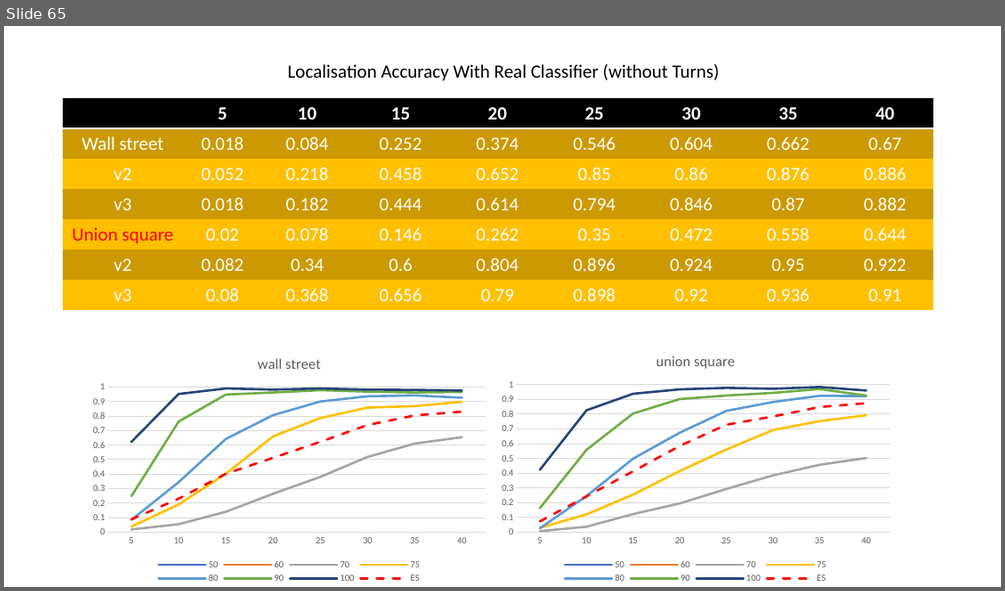
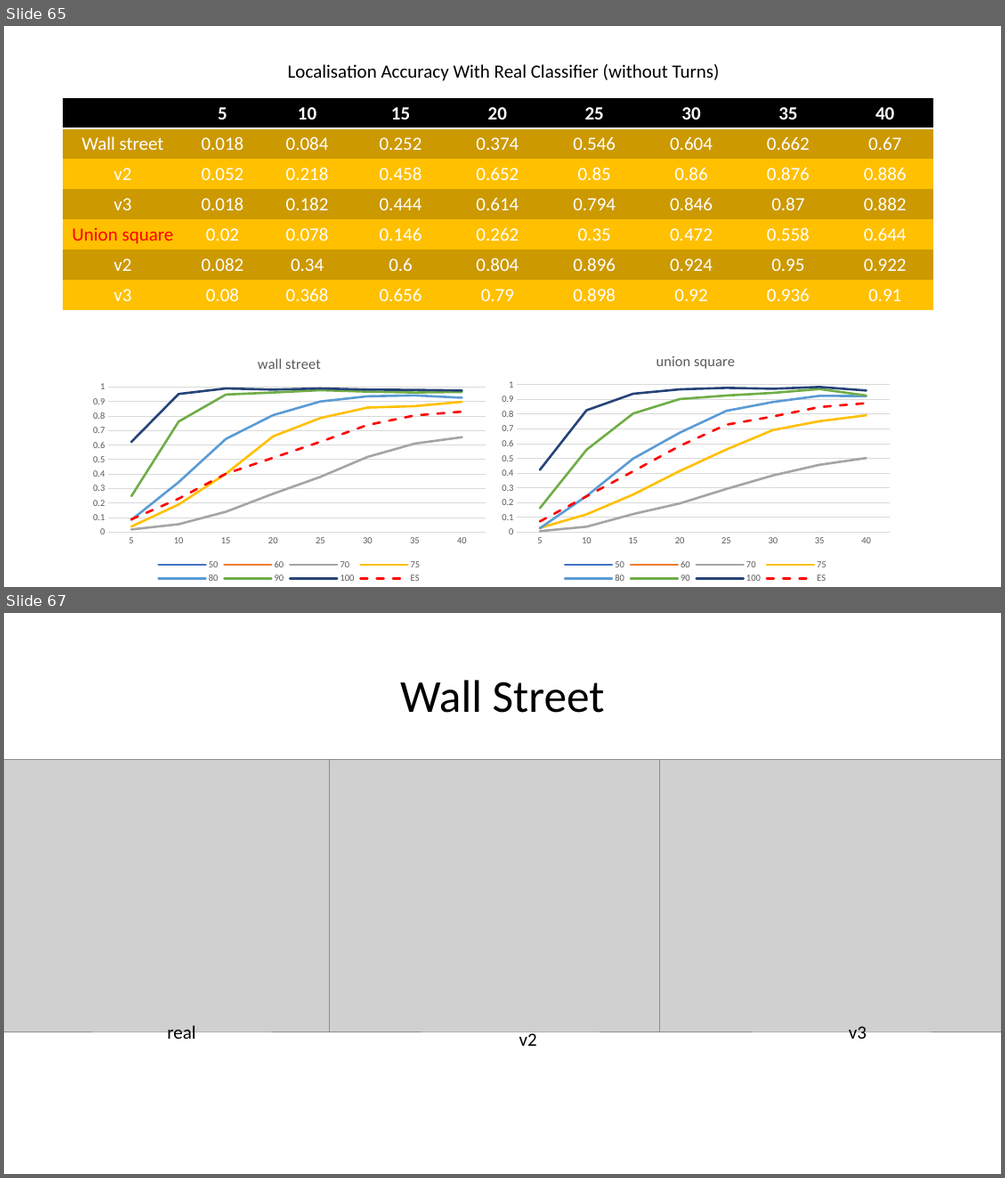
Before and after one commit to ZhouMengjie/bsd-cnn-network, a slide deck: BSD_Figures.pptx. Shown one above the other, each under a label of ours: slide 65 before the commit, slides 65 and 67 after it; the slides between them are not shown. The pictures are 1005x591 and 1005x1178 pixels, drawn with LibreOffice and Linux fonts; fonts in the diff are those of the drawing; grey boxes stand for pictures. Boxes give left, top, right and bottom in pixels: in the first picture for what was removed or moved away, otherwise in the second. Text is boxed around its words. In the diff, an @@ line names an element or a change of style, - is before the commit and + after.

```diff
--- a/BSD_Figures.pptx
+++ b/BSD_Figures.pptx
@@ slide 67 added at bbox=[4, 613, 1001, 1174], background #FFFFFF @@
@@ title added at bbox=[400, 680, 605, 713], 44 pt, text #000000 @@
+Wall Street
@@ picture added at bbox=[4, 759, 364, 1031] @@
@@ picture added at bbox=[330, 759, 694, 1031] @@
@@ picture added at bbox=[659, 759, 1001, 1031] @@
@@ text added at bbox=[167, 1025, 195, 1044], 18 pt, text #000000 @@
+real
@@ text added at bbox=[519, 1030, 537, 1046], 18 pt, text #000000 @@
+v2
@@ text added at bbox=[849, 1026, 866, 1044], 18 pt, text #000000 @@
+v3
```
Also in this commit, not shown: 4 slides changed, 7 other slides added, 1 other file.
